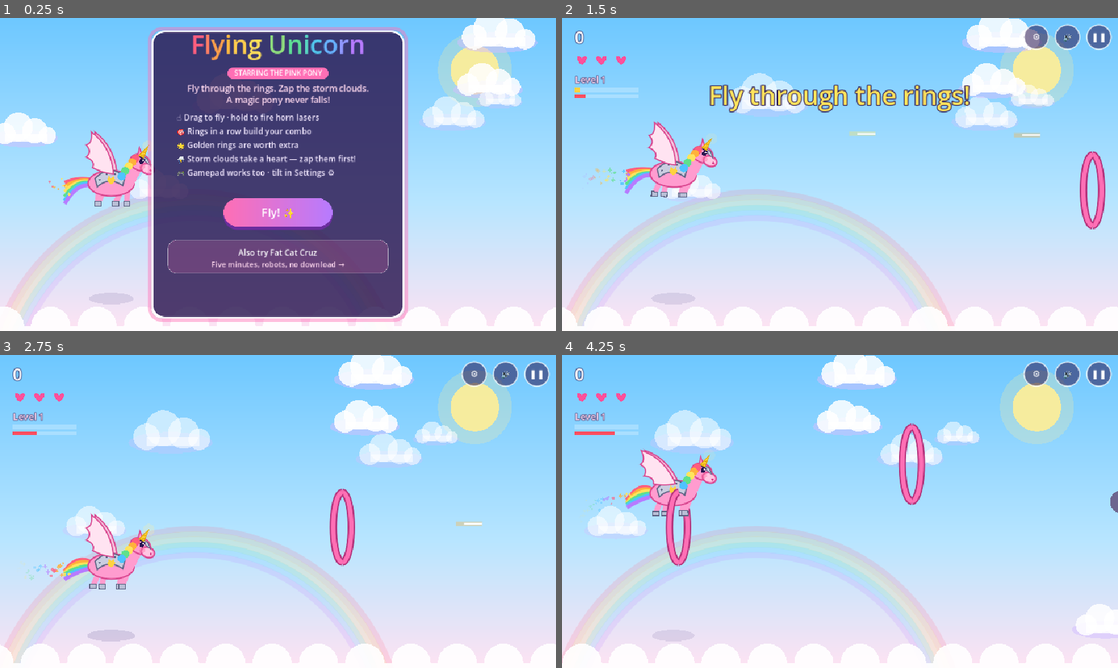
Above: before the commit, frames 1-4 (two rows, left to right).
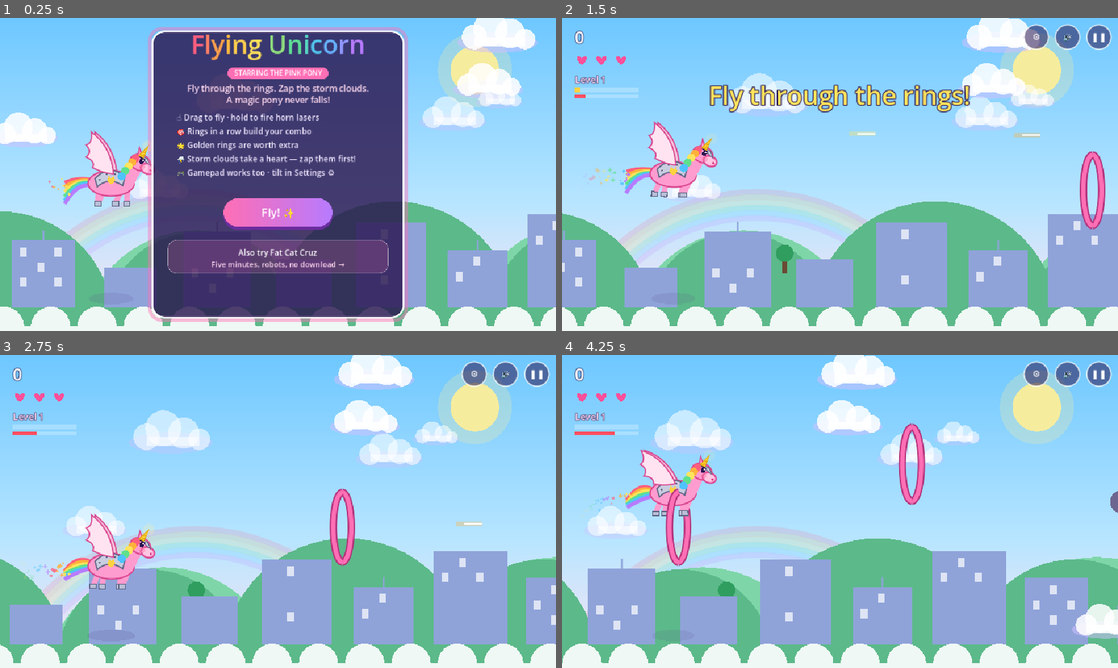
Above: after the commit, the same moments.

Repository: Dan8NOD/flying-unicorn
Game: Godot game, scene res://main.tscn
Same seed, same stepped clock (60 frames per second), same inputs: the game is played once before the commit and once after it.
Inputs (mouse positions are in pixels of both pictures, inside the frame that each line leads up to):
- Up to frame 1 (0.25 s): no input
- Up to frame 2 (1.5 s): tap Enter at 0.5 s; move the mouse to (962, 158) at 0.52 s; hold D (fly_right) 0.53-1.25 s; hold Space (fire) 0.53-1.25 s; click (962, 158) at 0.67 s; drag from (728, 190) to (812, 237) at 1.27 s
- Up to frame 3 (2.75 s): move the mouse to (333, 442) at 2.02 s; hold D (fly_right) from 2.03 s (still down); tap K at 2.1 s
- Up to frame 4 (4.25 s): release D (fly_right) at 2.75 s; drag from (812, 574) to (673, 464) at 2.77 s; move the mouse to (1006, 558) at 3.52 s; hold A (fly_left) from 3.53 s (still down); tap Keypad Enter at 3.6 s

The runs differ from the first frame. In frame 1, 16% of the frame differs, in the area x 0-100%, y 58-99%; in frame 2, 26%; in frame 3, 26%; in frame 4, 28%.

Commit message:
Parallax scenery + handmade quilt ground
Side view gains two parallax layers: slow rolling countryside
hills with scattered trees, and a quicker line-art city skyline
with lit windows at night and antenna details. Buildings vary
in width and height. Overhead view gains a patchwork quilt of
fields far below - stitched pastel squares, tiny farmhouses, a
winding river - scrolling with the world, darkened at night.
Verified headless clean + both orientations shot.

Diff:
--- a/main.gd
+++ b/main.gd
@@ -75,6 +75,9 @@
 var fire_ok := true
 var beam_cd := BEAM_PERIOD
 var beam_t := 0.0
+var hill_x := 0.0
+var city_x := 0.0
+var ground_y := 0.0
 var last_ring_y := H / 2
 var hurt_timer := 0.0
 var flash := 0.0
@@ -872,6 +875,8 @@
 # on a fixed rail while the world scrolls down. Scoring, combo, levels,
 # clouds and pickups mirror the side view one-to-one.
 func _game_overhead(dt: float) -> void:
+	if state == "play" and not paused:
+		ground_y += speed * dt * 0.25
 	# Movement: strafe; rail height is fixed.
 	if state == "play":
 		if pointer_down:
@@ -1304,6 +1309,61 @@
 
 
 # ─── Background scenery ───────────────────────────────────────────────────
+func _hash01(n: int) -> float:
+	var x := (n * 1103515245 + 12345) & 0x7fffffff
+	return float(x) / 2147483647.0
+
+
+# Side view: slow countryside hills, quicker line-art city skyline.
+func _draw_scenery(dt: float) -> void:
+	var moving := state == "play" and not paused
+	if moving:
+		hill_x += speed * dt * 0.1
+		city_x += speed * dt * 0.28
+	var night := _sky_is_night()
+	for row in [0, 1]:
+		var w := 340.0
+		var rate: float = 1.0 + row * 0.4
+		var off := fmod(hill_x * rate, w)
+		var base := int(floor(hill_x * rate / w))
+		var k := -1
+		while k * w - off < W + w:
+			var idx := base + k
+			var cx := k * w - off
+			var r := 150.0 + _hash01(idx * 7 + row) * 90.0
+			var hcol := Color("2c6b58") if (row == 1 or night) else Color("7ed6a8")
+			if row == 1 and not night:
+				hcol = Color("5cb98a")
+			draw_circle(Vector2(cx, H + 30 - row * 40), r, hcol)
+			if _hash01(idx * 13 + row * 3) < 0.3:
+				var tx := cx + (_hash01(idx * 29) - 0.5) * 200.0
+				var ty: float = H - 60 - row * 40.0
+				draw_rect(Rect2(tx - 4, ty - 26, 8, 26), Color("2e2233") if night else Color("6b4a35"))
+				draw_circle(Vector2(tx, ty - 34), 15, Color("1d4a3a") if night else Color("2f9e5f"))
+			k += 1
+	var bw := 150.0
+	var coff := fmod(city_x, bw)
+	var cbase := int(floor(city_x / bw))
+	var bcol := Color("3d3d75") if night else Color("8fa3d9")
+	var j := -1
+	while j * bw - coff < W + bw:
+		var idx := cbase + j
+		var bx := j * bw - coff
+		var bh := 60.0 + _hash01(idx * 5 + 1) * 110.0
+		var bww: float = 86.0 + _hash01(idx * 5 + 3) * 44.0
+		var bx0 := bx + (bw - bww) / 2
+		draw_rect(Rect2(bx0, H - 40 - bh, bww, bh), bcol)
+		var rows := int((bh - 20) / 26)
+		for wy in range(rows):
+			for wx in range(3):
+				if _hash01(idx * 31 + wy * 7 + wx) < (0.7 if night else 0.25):
+					var wcol := Color("ffe9a8") if night else Color(1, 1, 1, 0.7)
+					draw_rect(Rect2(bx0 + 14 + wx * 30, H - 40 - bh + 12 + wy * 26, 12, 16), wcol)
+		if _hash01(idx * 11 + 2) < 0.4:
+			draw_line(Vector2(bx + bw / 2, H - 40 - bh), Vector2(bx + bw / 2, H - 56 - bh), bcol, 3, true)
+		j += 1
+
+
 func _draw_background(dt: float) -> void:
 	draw_texture_rect(sky_tex, Rect2(0, 0, W, H), false)
 
@@ -1328,6 +1388,8 @@
 		var col: Color = RAINBOW[i]
 		col.a = 0.16
 		draw_polyline(pts, col, 9, true)
+
+	_draw_scenery(dt)
 
 	# Parallax clouds
 	var moving := state == "play" and not paused
@@ -1538,8 +1600,48 @@
 
 
 # ─── Overhead portrait view ─────────────────────────────────────────────
+const QUILT := ["a8e6a3", "ffd6ec", "fff4b0", "b3ddff", "e6c3ff", "ffb3b3"]
+
+
+# Overhead: handmade patchwork quilt of fields far below, with a
+# winding river and the odd tiny farmhouse. Scrolls with the world.
+func _draw_quilt() -> void:
+	var cell := 140.0
+	var night := _sky_is_night()
+	var r0 := int(floor(ground_y / cell))
+	var off := fmod(ground_y, cell)
+	var j := -1
+	while j * cell - off < VH + cell:
+		var i := -1
+		while i * cell < VW + cell:
+			var idx := (r0 + j) * 131 + i * 17
+			var col := Color(QUILT[int(_hash01(idx) * 6) % 6])
+			if night:
+				col = col.darkened(0.55)
+			col.a = 0.3
+			var px := i * cell
+			var py := j * cell - off
+			draw_rect(Rect2(px + 3, py + 3, cell - 6, cell - 6), col)
+			var stitch := col.darkened(0.25)
+			stitch.a = 0.35
+			draw_rect(Rect2(px + 3, py + 3, cell - 6, cell - 6), stitch, false, 2.0)
+			if _hash01(idx * 3 + 5) < 0.12:
+				var hx := px + cell / 2 + sin(float(idx)) * 5.0
+				var hy := py + cell / 2
+				draw_rect(Rect2(hx - 14, hy - 6, 28, 20), Color(1, 1, 1, 0.5))
+				draw_colored_polygon([Vector2(hx - 18, hy - 6), Vector2(hx + 18, hy - 6), Vector2(hx, hy - 22)], Color(0.85, 0.27, 0.56, 0.5))
+			i += 1
+		j += 1
+	var y := -20.0
+	while y < VH + 20:
+		var rx := VW * 0.72 + sin((y + ground_y) * 0.012) * 90.0
+		draw_circle(Vector2(rx, y), 17, Color(0.45, 0.7, 1.0, 0.3))
+		y += 22.0
+
+
 func _draw_over_bg() -> void:
 	draw_texture_rect(sky_tex, Rect2(0, 0, VW, VH), false)
+	_draw_quilt()
 	for i in 8:
 		var gx := (i + 0.5) * VW / 8 + sin(t * 0.3 + i * 2.1) * 20
 		var gy := fmod(i * VH / 8 + t * 15, VH + 200) - 100
